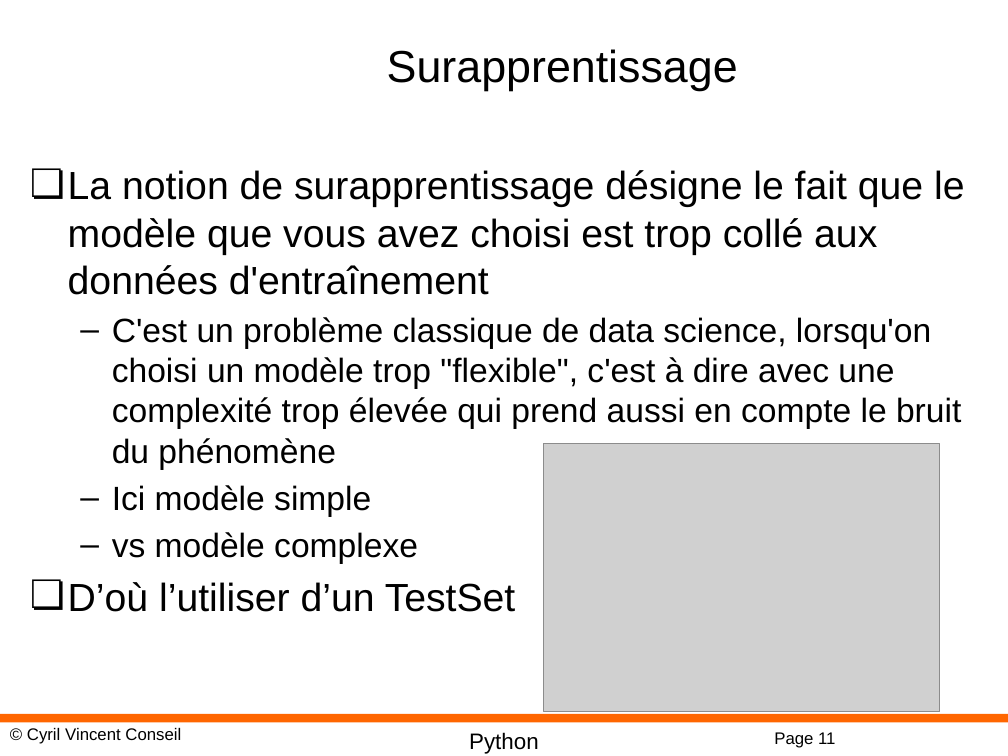
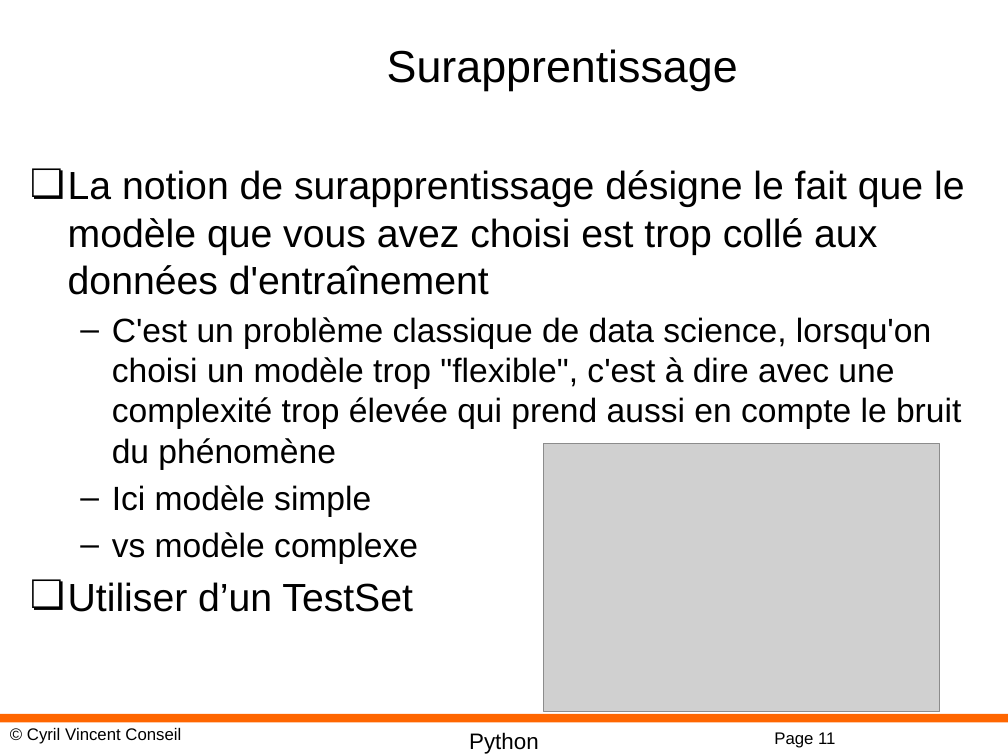
Before and after one commit to cyrilvincent/datascience, a slide deck: slide 11 of ppt/Datascience13-ScikitLearn.pptx. Drawn at 1008x756 pixels with LibreOffice and Linux fonts; fonts in the diff are those of the drawing; grey boxes stand for pictures; background and template pictures are left out. Boxes give left, top, right and bottom in pixels: in the first picture for what was removed or moved away, otherwise in the second. Text is boxed around its words. In the diff, an @@ line names an element or a change of style, - is before the commit and + after.

```diff
--- a/ppt/Datascience13-ScikitLearn.pptx
+++ b/ppt/Datascience13-ScikitLearn.pptx
@@ text at [68, 582, 413, 612]: text changed @@
-❏ D’où l’utiliser d’un TestSet
+❏ Utiliser d’un TestSet
```
Also in this commit, not shown: 1 other file.
